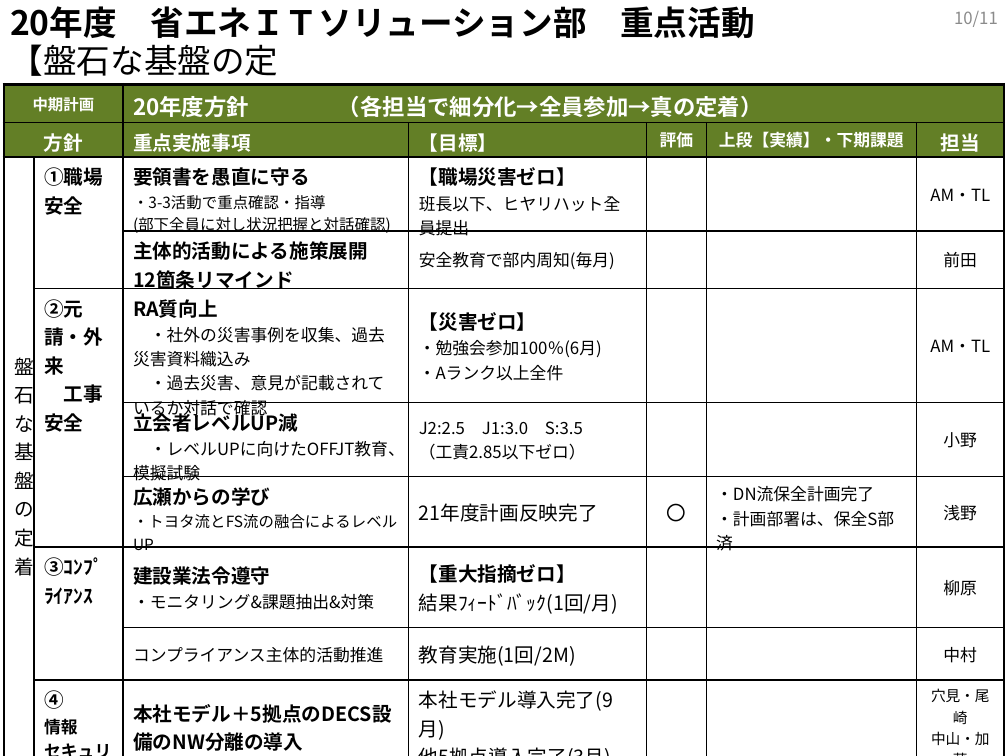
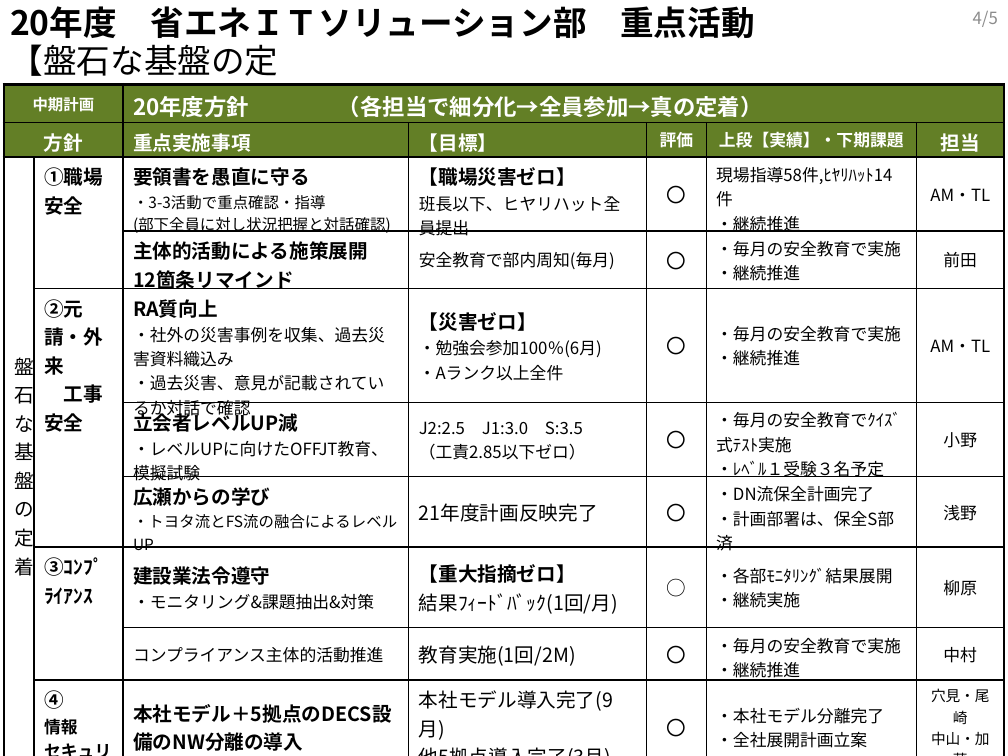
Before and after one commit to nonomura114/data, a slide deck: slide 8 of 20年度_省エネITS部 中間報告まとめ.pptx. Drawn at 1008x756 pixels with LibreOffice and Linux fonts; fonts in the diff are those of the drawing. Boxes give left, top, right and bottom in pixels: in the first picture for what was removed or moved away, otherwise in the second. Text is boxed around its words. In the diff, an @@ line names an element or a change of style, - is before the commit and + after.

```diff
--- a/20年度_省エネITS部 中間報告まとめ.pptx
+++ b/20年度_省エネITS部 中間報告まとめ.pptx
@@ text at <box>973,11,998,27</box>: text changed @@
-10/11
+4/5
@@ table at <box>4,85,1004,752</box> @@
-row 3, column 5: 
+row 3, column 5: 〇
-row 3, column 6: 
+row 3, column 6: 現場指導58件,ﾋﾔﾘﾊｯﾄ14件 / ・継続推進
-row 4, column 5: 
+row 4, column 5: 〇
-row 4, column 6: 
+row 4, column 6: ・毎月の安全教育で実施 / ・継続推進
-row 5, column 5: 
+row 5, column 5: 〇
-row 5, column 6: 
+row 5, column 6: ・毎月の安全教育で実施 / ・継続推進
-row 6, column 5: 
+row 6, column 5: 〇
-row 6, column 6: 
+row 6, column 6: ・毎月の安全教育でｸｲｽﾞ式ﾃｽﾄ実施 / ・ﾚﾍﾞﾙ１受験３名予定
-row 8, column 5: 
+row 8, column 5: ○
-row 8, column 6: 
+row 8, column 6: ・各部ﾓﾆﾀﾘﾝｸﾞ結果展開 / ・継続実施
-row 9, column 5: 
+row 9, column 5: 〇
-row 9, column 6: 
+row 9, column 6: ・毎月の安全教育で実施 / ・継続推進
-row 10, column 5: 
+row 10, column 5: 〇
-row 10, column 6: 
+row 10, column 6: ・本社モデル分離完了 / ・全社展開計画立案
```
Also in this commit, not shown: 6 other slides changed, 6 slides added, 3 slides removed, 1 other file.
